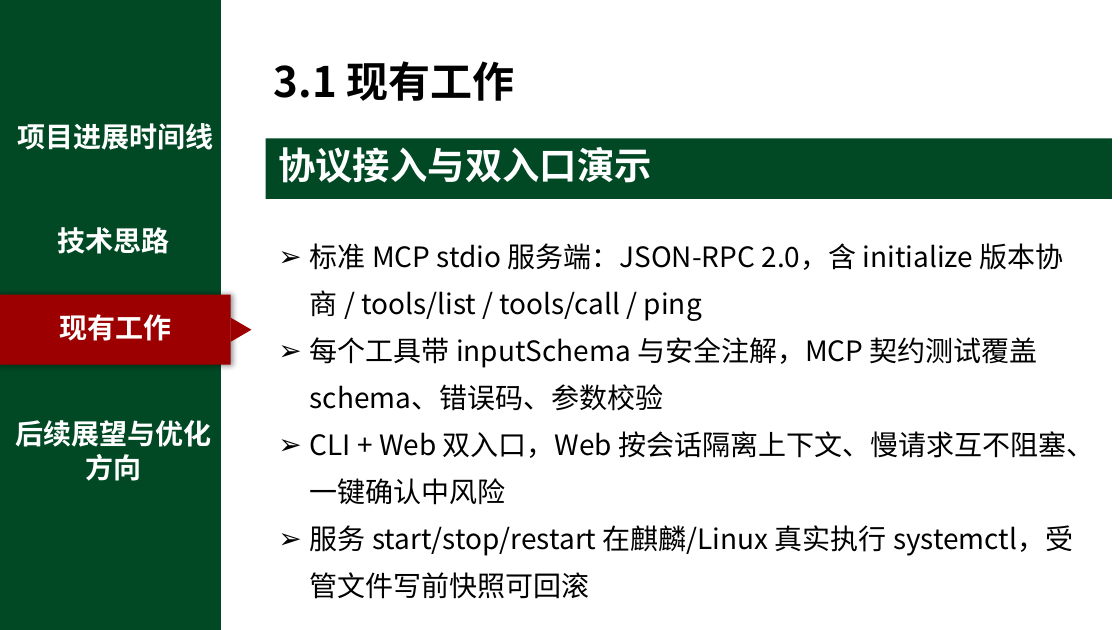
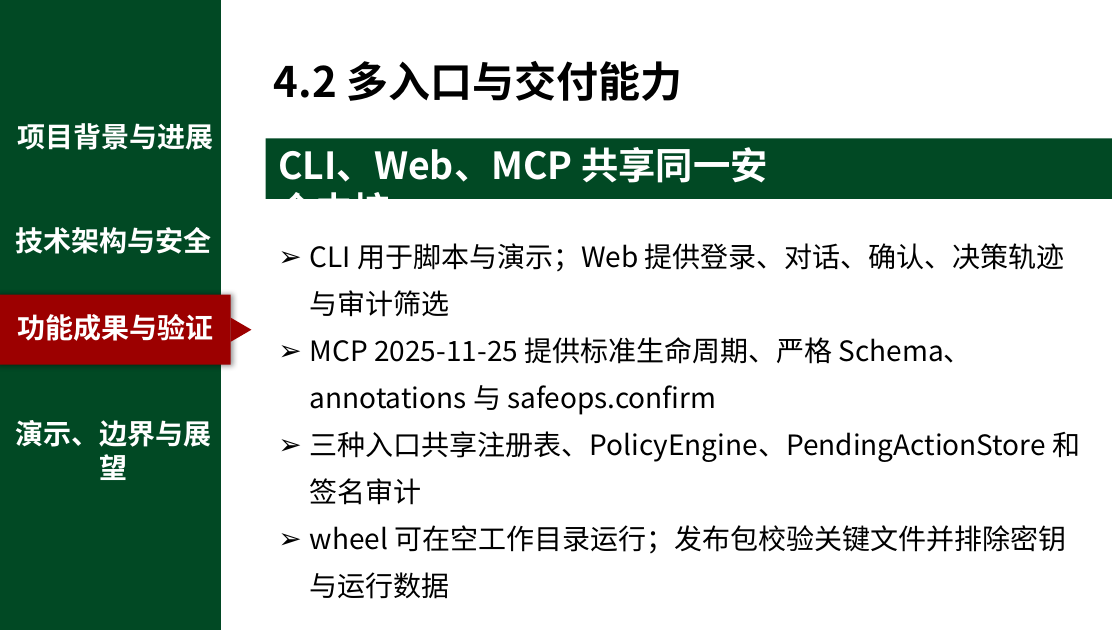
Before and after one commit to chanehwibo/cnsoftbei, a slide deck: slide 12 of SafeOps_答辩演示PPT.pptx. Drawn at 1120x630 pixels with LibreOffice and Linux fonts; fonts in the diff are those of the drawing; background and template pictures are left out. Boxes give left, top, right and bottom in pixels: in the first picture for what was removed or moved away, otherwise in the second. Text is boxed around its words. In the diff, an @@ line names an element or a change of style, - is before the commit and + after.

```diff
--- a/SafeOps_答辩演示PPT.pptx
+++ b/SafeOps_答辩演示PPT.pptx
@@ text at bbox=[274, 61, 683, 101]: text changed @@
-3.1 现有工作
+4.2 多入口与交付能力
@@ text at bbox=[17, 123, 213, 150]: text changed @@
-项目进展时间线
+项目背景与进展
@@ text at bbox=[278, 147, 768, 199]: text changed @@
-协议接入与双入口演示
+CLI、Web、MCP 共享同一安全内核
@@ text at bbox=[16, 227, 212, 254]: text changed @@
-技术思路
+技术架构与安全
@@ text at bbox=[310, 243, 1080, 599]: text changed @@
-➢ 标准 MCP stdio 服务端：JSON-RPC 2.0，含 initialize 版本协商 / tools/list / tools/call / ping
-➢ 每个工具带 inputSchema 与安全注解，MCP 契约测试覆盖 schema、错误码、参数校验
-➢ CLI + Web 双入口，Web 按会话隔离上下文、慢请求互不阻塞、一键确认中风险
-➢ 服务 start/stop/restart 在麒麟/Linux 真实执行 systemctl，受管文件写前快照可回滚
+➢ CLI 用于脚本与演示；Web 提供登录、对话、确认、决策轨迹与审计筛选
+➢ MCP 2025-11-25 提供标准生命周期、严格 Schema、annotations 与 safeops.confirm
+➢ 三种入口共享注册表、PolicyEngine、PendingActionStore 和签名审计
+➢ wheel 可在空工作目录运行；发布包校验关键文件并排除密钥与运行数据
@@ text at bbox=[17, 314, 213, 341]: text changed @@
-现有工作
+功能成果与验证
@@ text at bbox=[16, 420, 212, 480]: text changed @@
-后续展望与优化方向
+演示、边界与展望
```
Also in this commit, not shown: 13 other slides changed, 3 other files.
